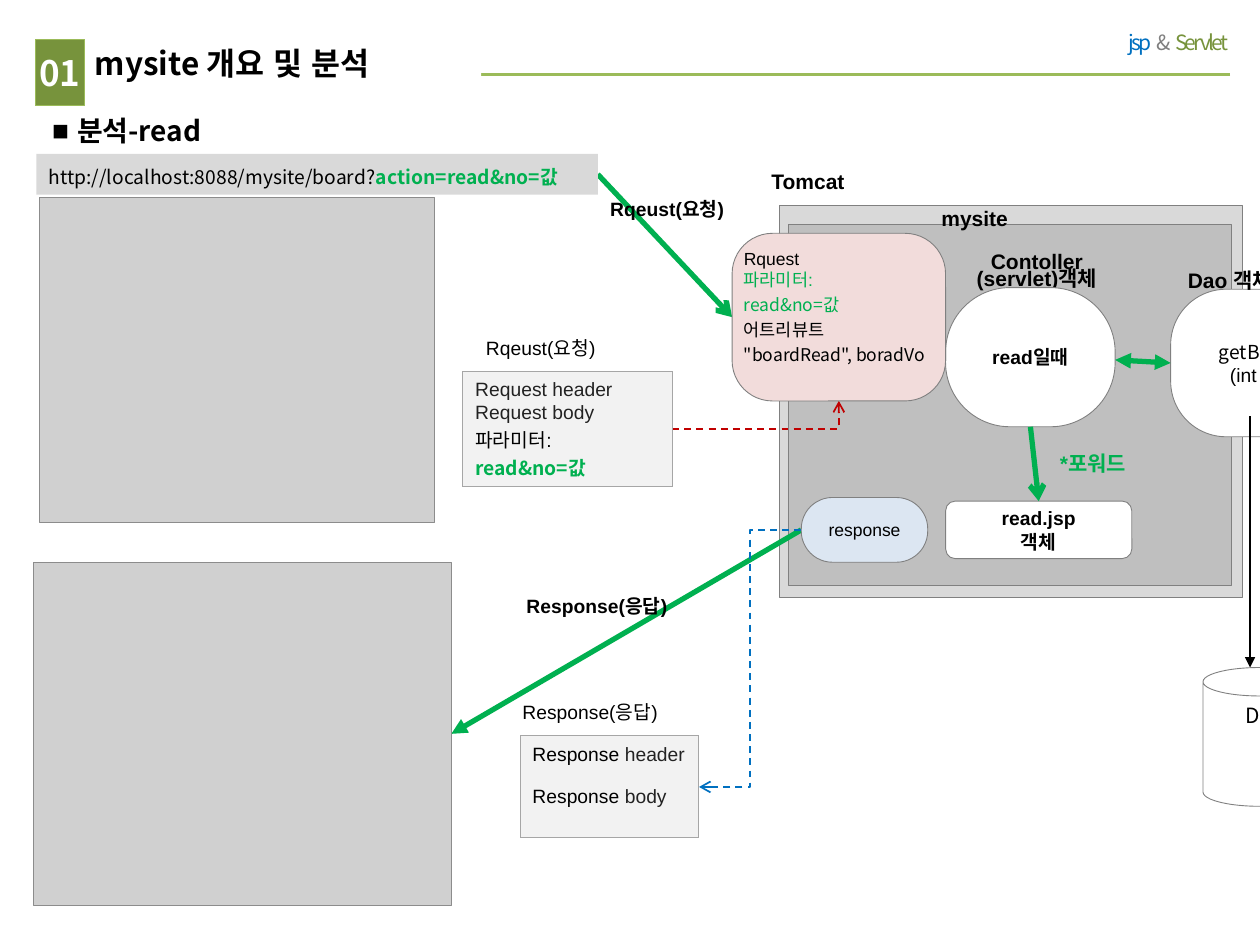
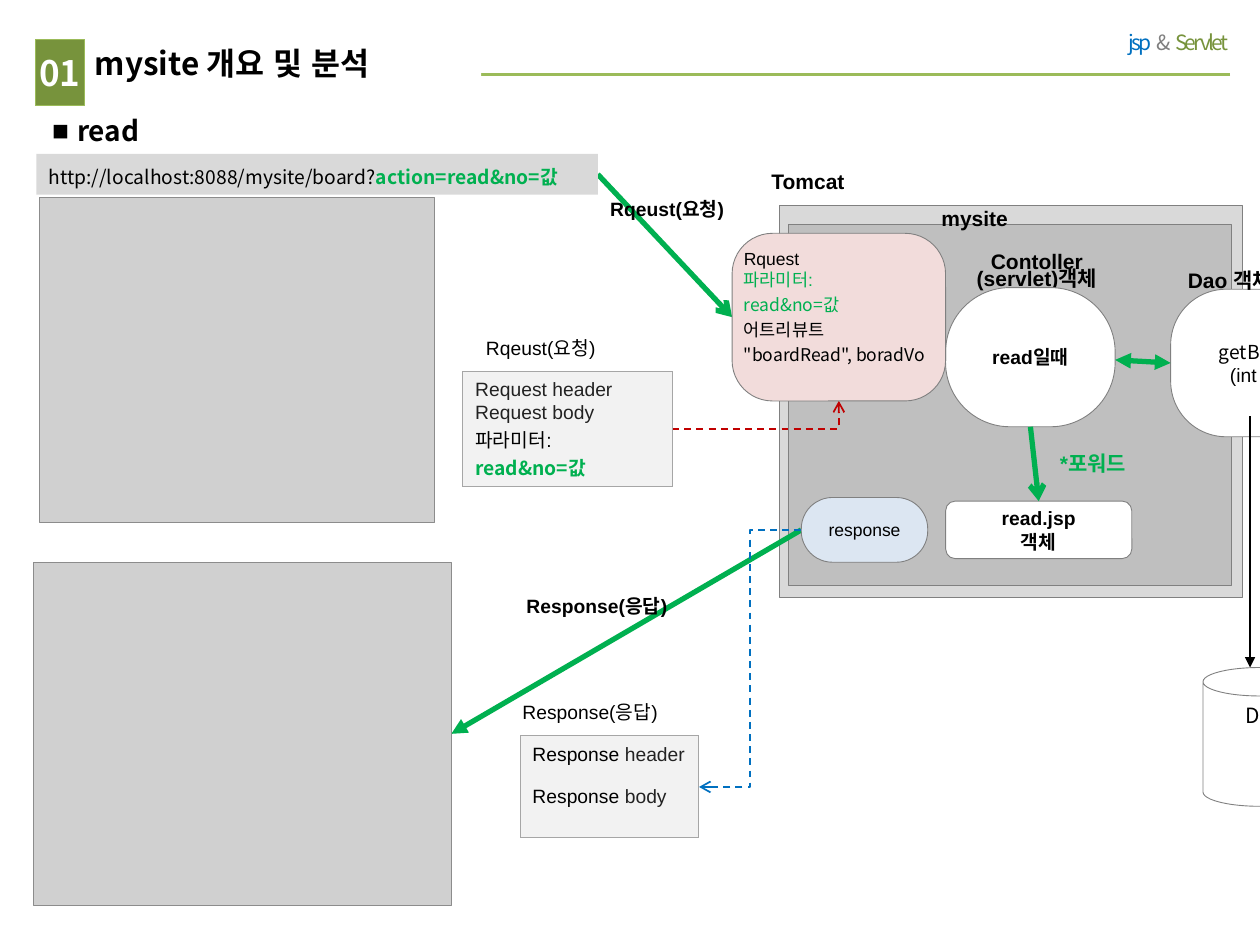
Before and after one commit to wonho951/mysite, a slide deck: slide 2 of mysite 그림.pptx. Drawn at 1260x945 pixels with LibreOffice and Linux fonts; fonts in the diff are those of the drawing; grey boxes stand for pictures. Boxes give left, top, right and bottom in pixels: in the first picture for what was removed or moved away, otherwise in the second. Text is boxed around its words. In the diff, an @@ line names an element or a change of style, - is before the commit and + after.

```diff
--- a/mysite 그림.pptx
+++ b/mysite 그림.pptx
@@ text at box(77, 118, 139, 142): text changed @@
-■ 분석-read
+■ read
```
Also in this commit, not shown: 3 other slides changed.
